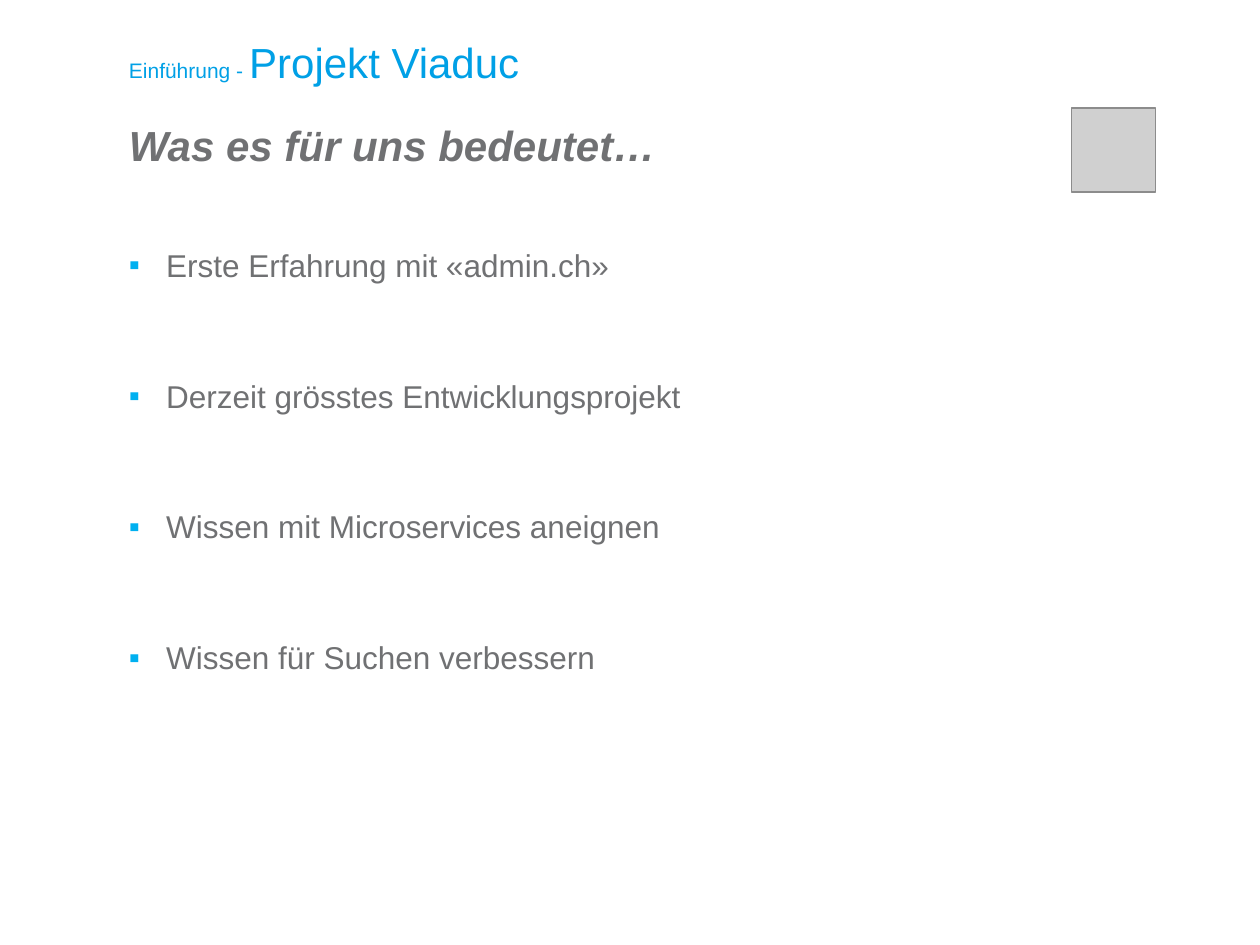
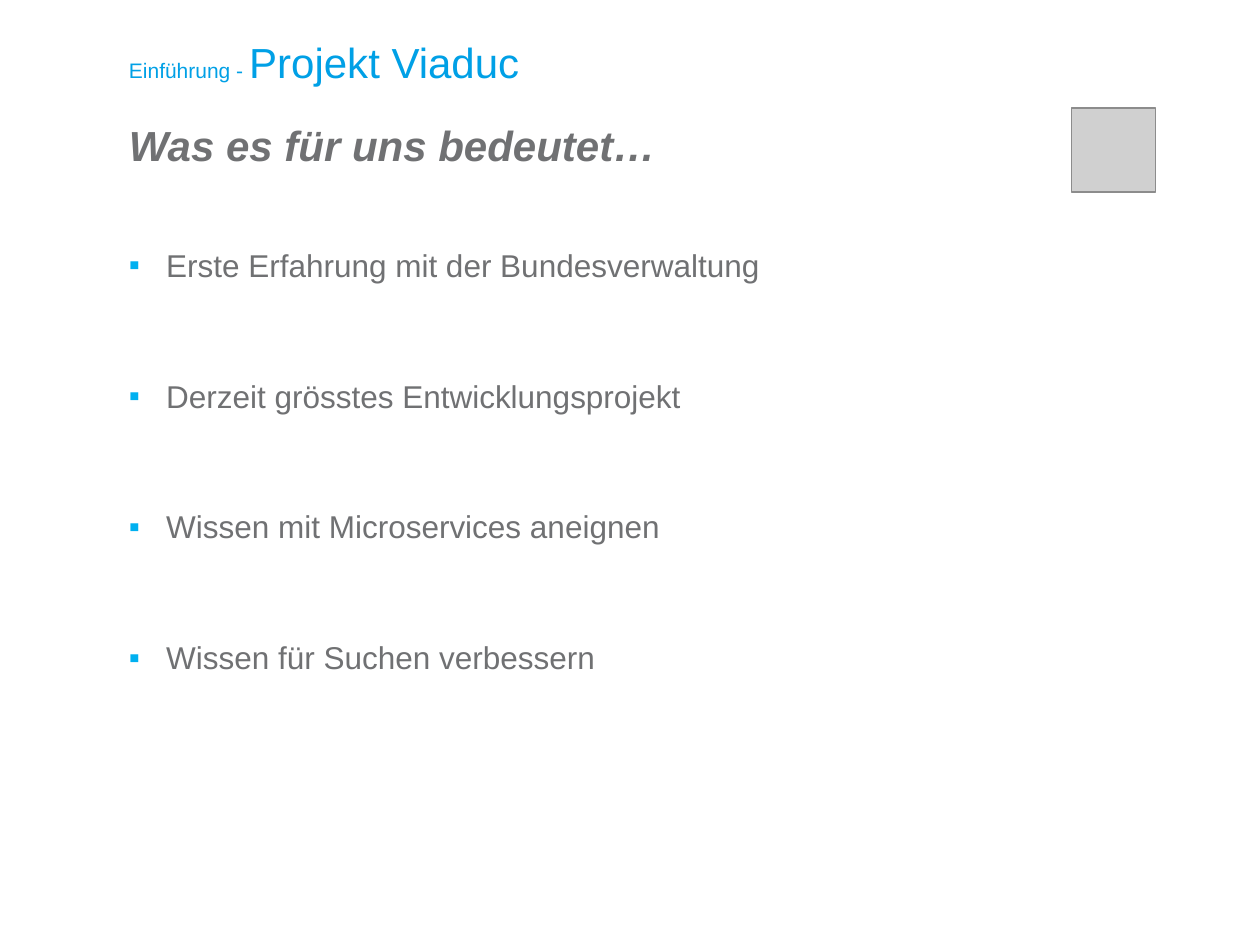
Before and after one commit to kre-cmi/IPA-KRE, a slide deck: slide 5 of doc/Zentralisierte Parameterverwaltung Präsentation.pptx. Drawn at 1260x945 pixels with LibreOffice and Linux fonts; fonts in the diff are those of the drawing; grey boxes stand for pictures; background and template pictures are left out. Boxes give left, top, right and bottom in pixels: in the first picture for what was removed or moved away, otherwise in the second. Text is boxed around its words. In the diff, an @@ line names an element or a change of style, - is before the commit and + after.

```diff
--- a/doc/Zentralisierte Parameterverwaltung Präsentation.pptx
+++ b/doc/Zentralisierte Parameterverwaltung Präsentation.pptx
@@ text at box(166, 254, 759, 283): text changed @@
-▪ Erste Erfahrung mit «admin.ch»
+▪ Erste Erfahrung mit der Bundesverwaltung
```
Also in this commit, not shown: 9 other slides changed, 1 slide removed, 1 other file.
